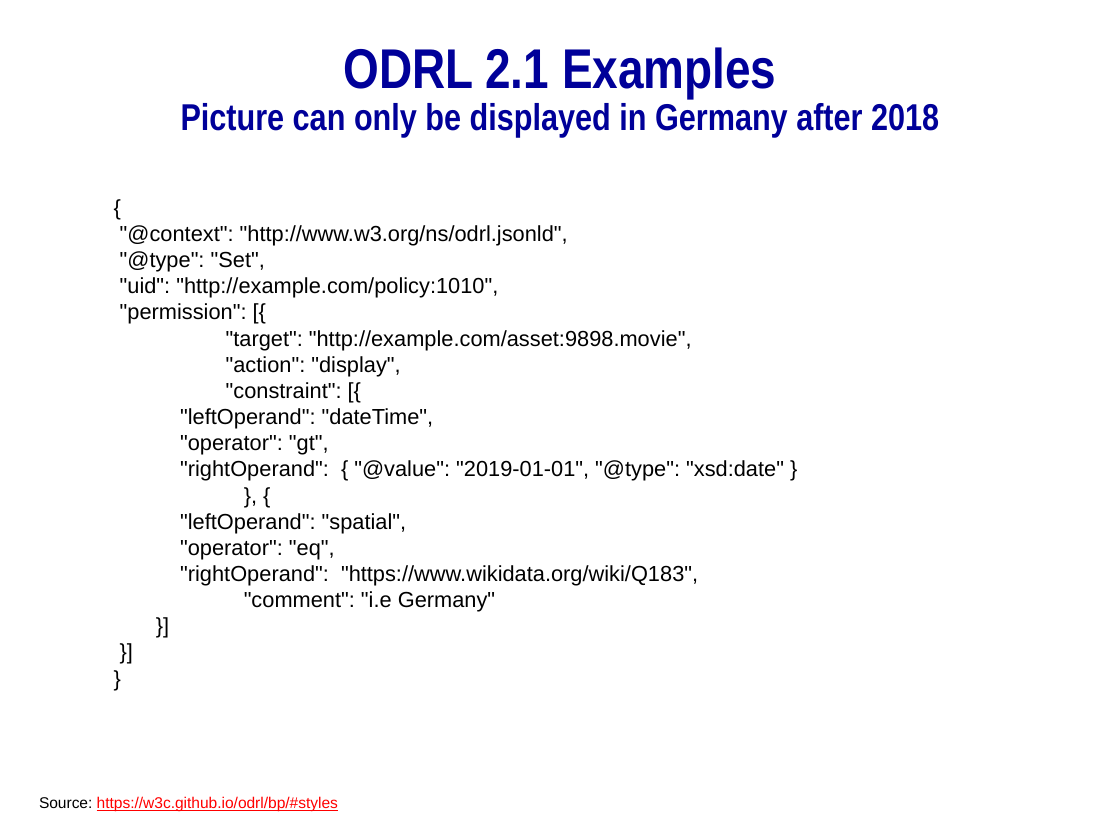
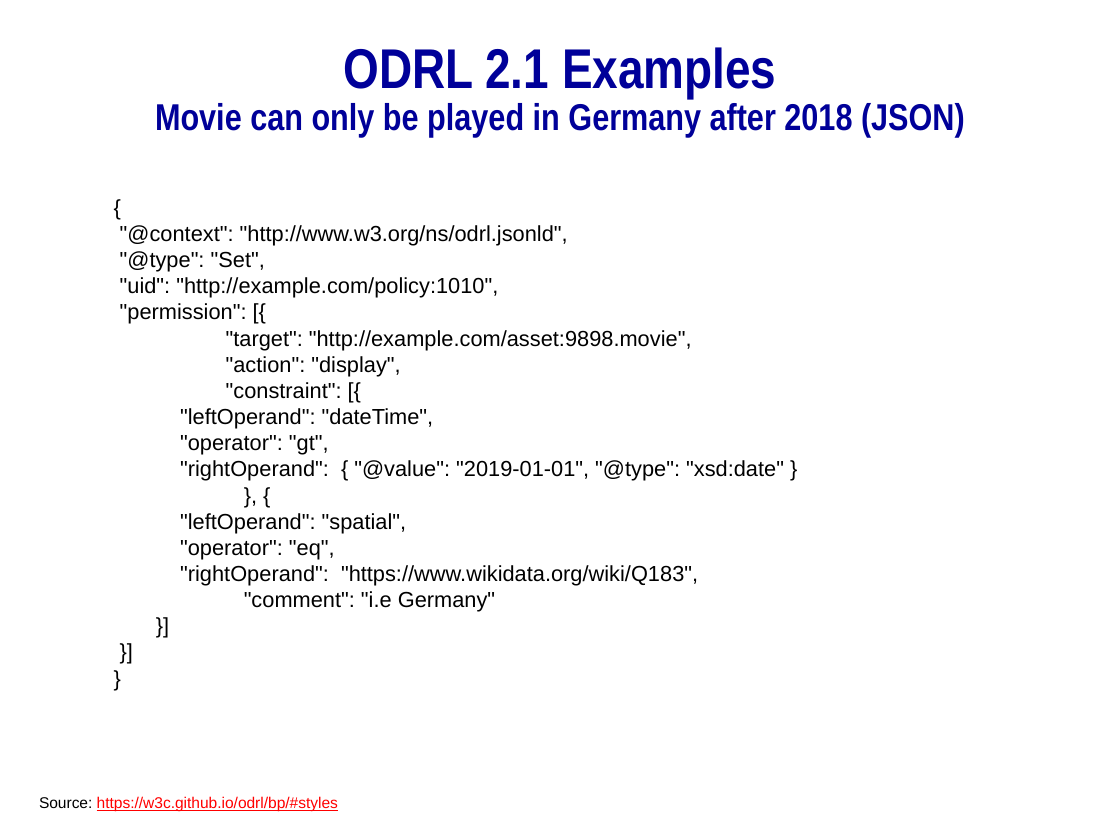
Before and after one commit to mitmedialab/2019-MIT-Computational-Law-Course, a slide deck: slide 20 of Presentations/Rights Expression Languages.pptx. Drawn at 1120x840 pixels with LibreOffice and Linux fonts; fonts in the diff are those of the drawing; background and template pictures are left out. Boxes give left, top, right and bottom in pixels: in the first picture for what was removed or moved away, otherwise in the second. Text is boxed around its words. In the diff, an @@ line names an element or a change of style, - is before the commit and + after.

```diff
--- a/Presentations/Rights Expression Languages.pptx
+++ b/Presentations/Rights Expression Languages.pptx
@@ title at (155,47,965,137): text changed @@
-ODRL 2.1 Examples
-Picture can only be displayed in Germany after 2018
+ODRL 2.1 Examples
+Movie can only be played in Germany after 2018 (JSON)
```
Also in this commit, not shown: 12 other slides changed, 8 slides added, 2 slides removed, 1 other file.
